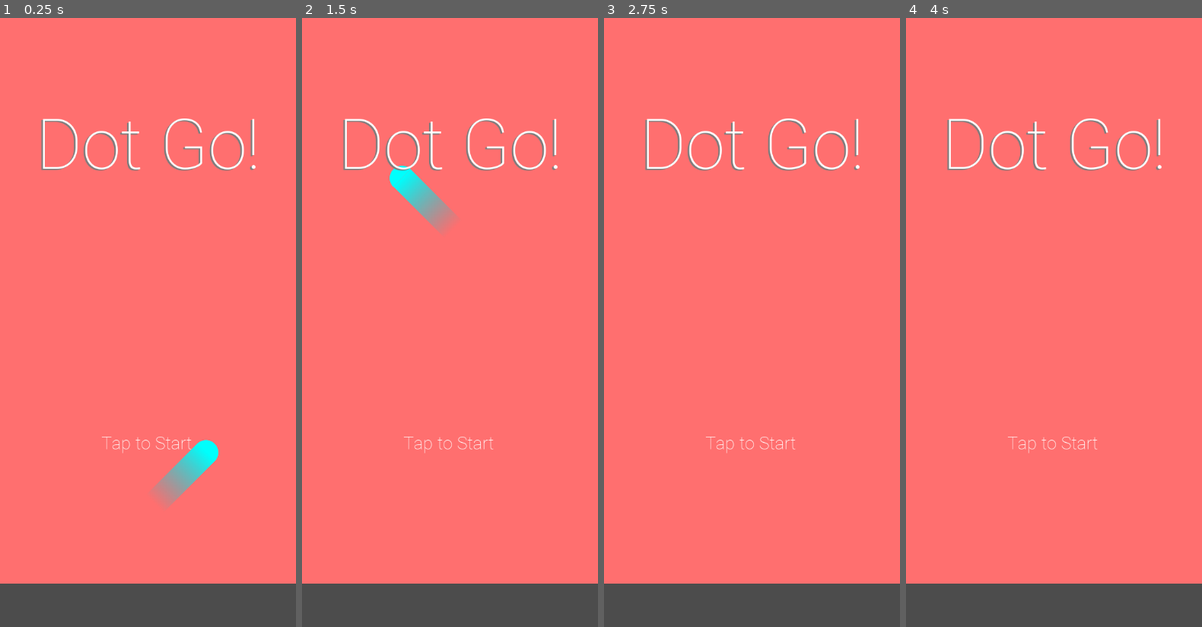
Above: before the commit, frames 1-4 (left to right).
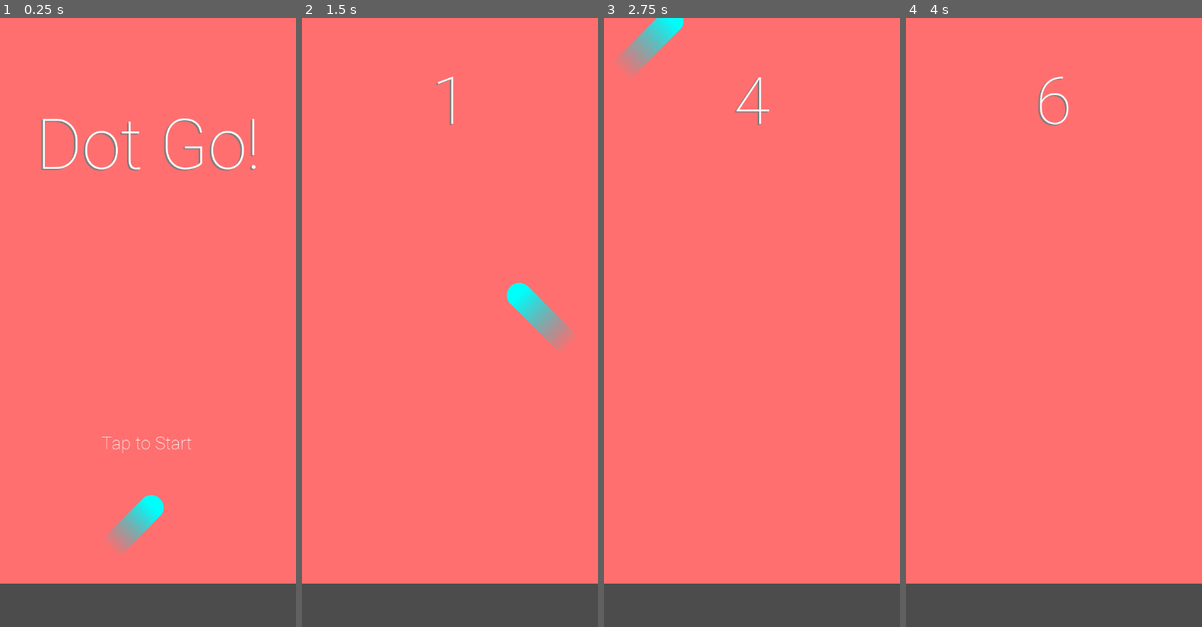
Above: after the commit, the same moments.

Repository: Arivval/Game-Project
Game: Godot game, scene res://main_scene.tscn
Same seed, same stepped clock (60 frames per second), same inputs: the game is played once before the commit and once after it.
Inputs (mouse positions are in pixels of both pictures, inside the frame that each line leads up to):
- Up to frame 1 (0.25 s): no input
- Up to frame 2 (1.5 s): click "Tap to Start" at 0.5 s; click (450, 371) at 1.25 s, where only the run before the commit has a clickable "Tap to Start"
- Up to frame 3 (2.75 s): click (752, 371) at 2 s, where only the run before the commit has a clickable "Tap to Start"
- Up to frame 4 (4 s): tap Enter at 2.75, 3.5 s; tap Space (switch_direction) at 2.85, 3.6 s

The runs differ from the first frame. In frame 1, 1.9% of the frame differs, in the area x 35-74%, y 69-88%; in frame 2, 3.6%, in the area x 13-93%, y 9-72%; in frame 3, 2.6%; in frame 4, 1.7%.

Commit message:
added signals and logic for game start screen

Diff:
--- a/CanvasLayer.gd
+++ b/CanvasLayer.gd
@@ -16,9 +16,31 @@
 
 extends CanvasLayer
 
+signal start_signal
+
+
 func set_score(score):
 	$score_label.text = str(score)
 	$score_label_shadow.text = str(score)
+
+func hide_start_screen():
+	$title/title_text.hide()
+	$title/title_text_shadow.hide()
+	$start_button.hide()
+
+func show_start_screen():
+	$title/title_text.show()
+	$title/title_text_shadow.show()
+	$start_button.show()
+
+func hide_in_game_screen():
+	$score_label.hide()
+	$score_label_shadow.hide()
+
+func show_in_game_screen():
+	$score_label.show()
+	$score_label_shadow.show()
+
 
 func _ready():
 	pass
@@ -26,5 +48,5 @@
 func _process(delta):
 	pass
 
-func _on_Button_button_down():
-	pass
+func _on_start_button_button_down():
+	emit_signal('start_signal')
--- a/Main.gd
+++ b/Main.gd
@@ -20,13 +20,16 @@
 
 func start_game():
 	score = 0
+	$CanvasLayer.hide_start_screen()
+	$CanvasLayer.show_in_game_screen()
 	$Timer.start()
+	$Player.start_game()
 
 func end_game():
 	$Timer.stop()
 
 func _ready():
-	start_game()
+	pass
 
 func _process(delta):
 	pass
--- a/Player.gd
+++ b/Player.gd
@@ -25,10 +25,16 @@
 
 var trailing_tail
 var previous_position
-var x_speed = 400
-var y_speed = -400
+var x_speed = 0
+var y_speed = 0
 var velocity_vector = Vector2(x_speed, y_speed)
 var moving_right = true
+var started = false
+
+
+func start_game():
+	velocity_vector = Vector2(400, -400)
+	started = true
 
 func switch_direction():
 	moving_right = !moving_right
@@ -44,18 +50,20 @@
 	if len(trailing_tail.points) > 15:
 		trailing_tail.remove_point(15)
 
+
 # callback to react to player inputs
 func _input(event):
-	if Input.is_action_just_pressed("switch_direction"):
+	if Input.is_action_just_pressed("switch_direction") and started:
 		switch_direction()
 
 func _ready():
 	trailing_tail = get_owner().get_node("trailing_tail")
 
 func _process(delta):
-	var position_delta = velocity_vector * delta
-	position += position_delta
-	update_tail(position_delta)
+	if started:
+		var position_delta = velocity_vector * delta
+		position += position_delta
+		update_tail(position_delta)
 
 # handle collision events with wall/obstacles
 func _on_Player_area_entered(area):
--- a/main_scene.tscn
+++ b/main_scene.tscn
@@ -51,8 +51,8 @@
 }
 
 [node name="trailing_tail" type="Line2D" parent="."]
-position = Vector2( 275.38, 892.125 )
-points = PoolVector2Array( 0.582245, -0.574524, -74.803, 75.7156 )
+position = Vector2( 276, 892 )
+points = PoolVector2Array( 0.326996, -0.339111, -74.803, 75.7156 )
 width = 45.0
 default_color = Color( 0, 0.8, 0.847059, 1 )
 gradient = SubResource( 1 )
@@ -60,7 +60,7 @@
 round_precision = 100
 
 [node name="Player" type="Area2D" parent="."]
-position = Vector2( 275.729, 891.776 )
+position = Vector2( 276, 892 )
 script = ExtResource( 2 )
 
 [node name="player_dot" type="Sprite" parent="Player"]
@@ -156,7 +156,7 @@
 "_edit_use_anchors_": false
 }
 
-[node name="Button" type="Button" parent="CanvasLayer"]
+[node name="start_button" type="Button" parent="CanvasLayer"]
 margin_left = -1.0
 margin_top = 302.0
 margin_right = 537.0
@@ -170,7 +170,7 @@
 "_edit_use_anchors_": false
 }
 
-[node name="button_text" type="Label" parent="CanvasLayer/Button"]
+[node name="button_text" type="Label" parent="CanvasLayer/start_button"]
 margin_left = 0.143005
 margin_top = 453.861
 margin_right = 537.143
@@ -309,5 +309,6 @@
 }
 [connection signal="area_entered" from="Player" to="Player" method="_on_Player_area_entered"]
 [connection signal="body_entered" from="Player" to="Player" method="_on_Player_body_entered"]
-[connection signal="button_down" from="CanvasLayer/Button" to="CanvasLayer" method="_on_Button_button_down"]
+[connection signal="start_signal" from="CanvasLayer" to="." method="start_game"]
+[connection signal="button_down" from="CanvasLayer/start_button" to="CanvasLayer" method="_on_start_button_button_down"]
 [connection signal="timeout" from="Timer" to="." method="_on_Timer_timeout"]
